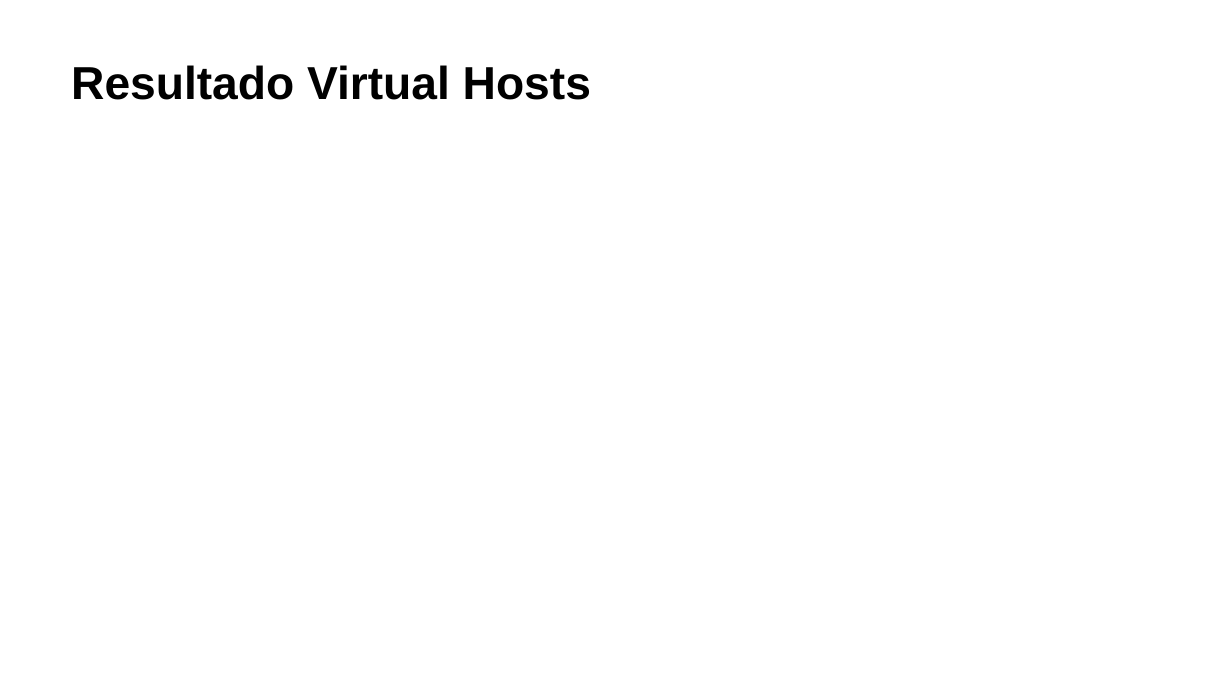
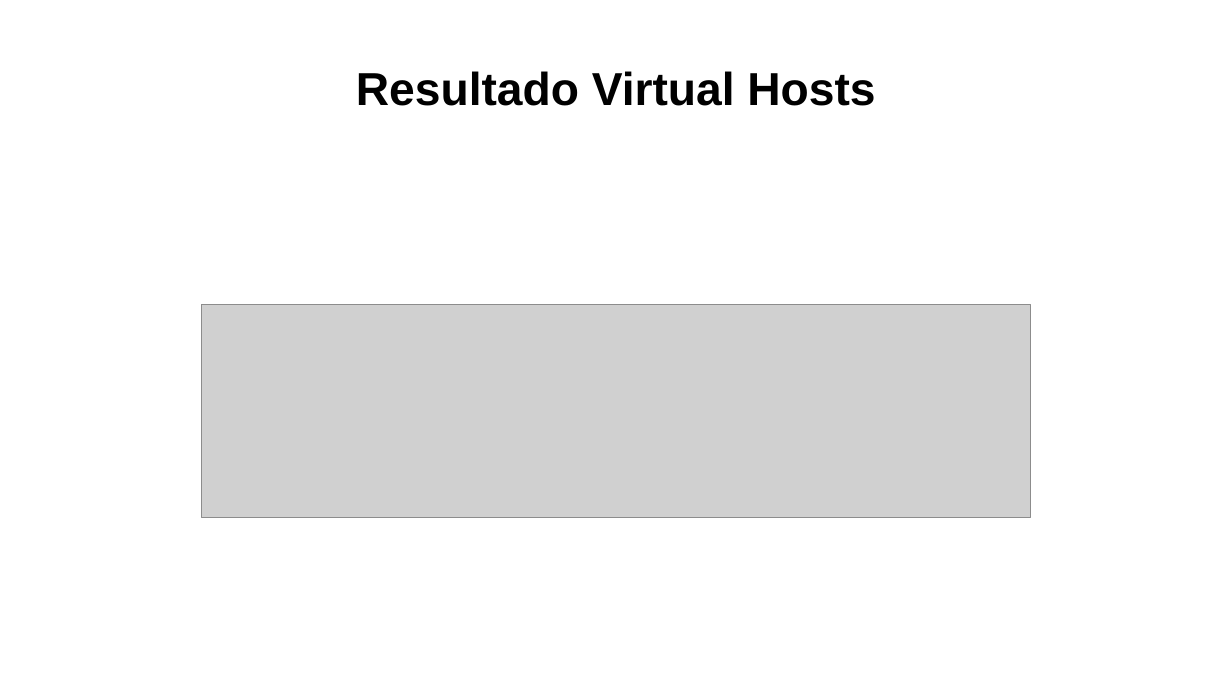
Before and after one commit to MartinhoCaeiro/WAF-Guide, a slide deck: slide 11 of Presentation/SlidesApresentaçãoProjeto.pptx. Drawn at 1232x693 pixels with LibreOffice and Linux fonts; fonts in the diff are those of the drawing; grey boxes stand for pictures. Boxes give left, top, right and bottom in pixels: in the first picture for what was removed or moved away, otherwise in the second. Text is boxed around its words. In the diff, an @@ line names an element or a change of style, - is before the commit and + after.

```diff
--- a/Presentation/SlidesApresentaçãoProjeto.pptx
+++ b/Presentation/SlidesApresentaçãoProjeto.pptx
@@ title "Resultado Virtual Hosts" moved from (x1=71, y1=65, x2=591, y2=100) to (x1=356, y1=71, x2=875, y2=106) @@
@@ title "Resultado Virtual Hosts" at (x1=356, y1=71, x2=875, y2=106): alignment left to centre; vertical alignment top to bottom @@
@@ picture added at (x1=201, y1=304, x2=1031, y2=518) @@
```
Also in this commit, not shown: 7 other slides changed, 5 slides added, 4 slides removed, 3 other files.
